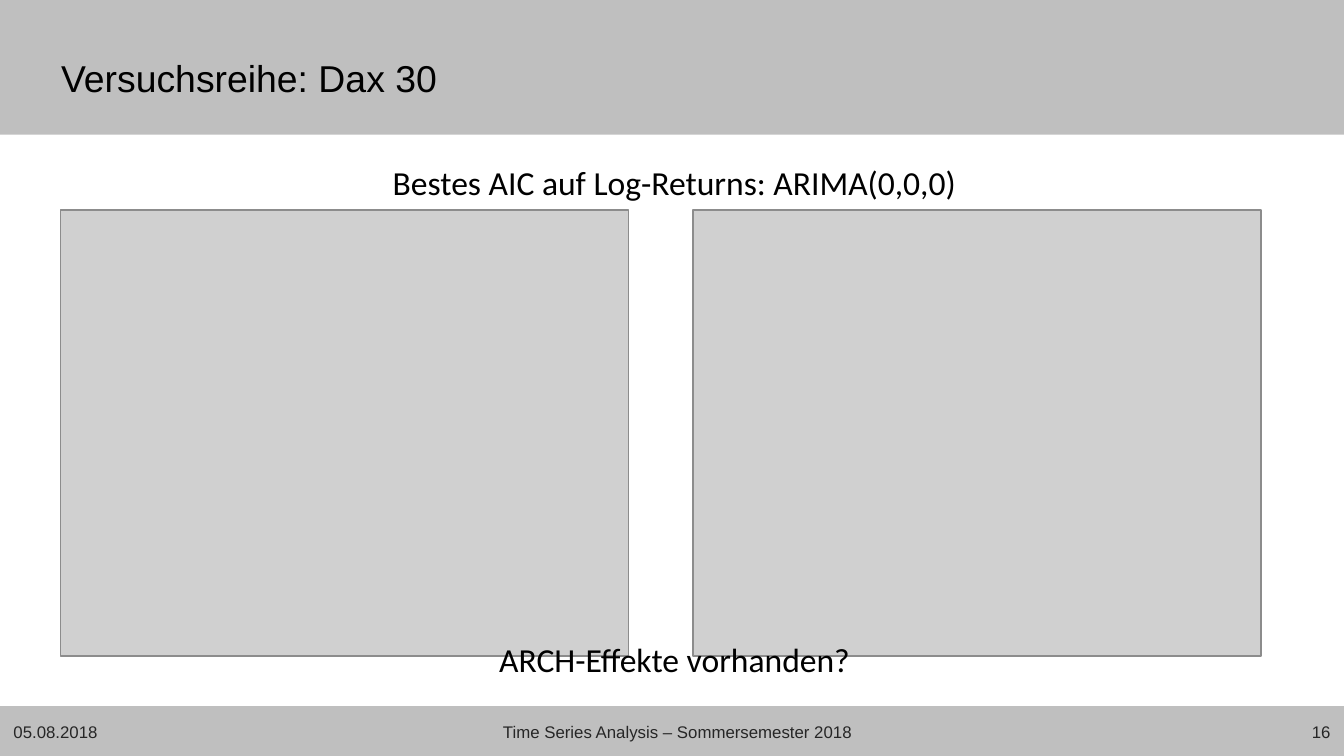
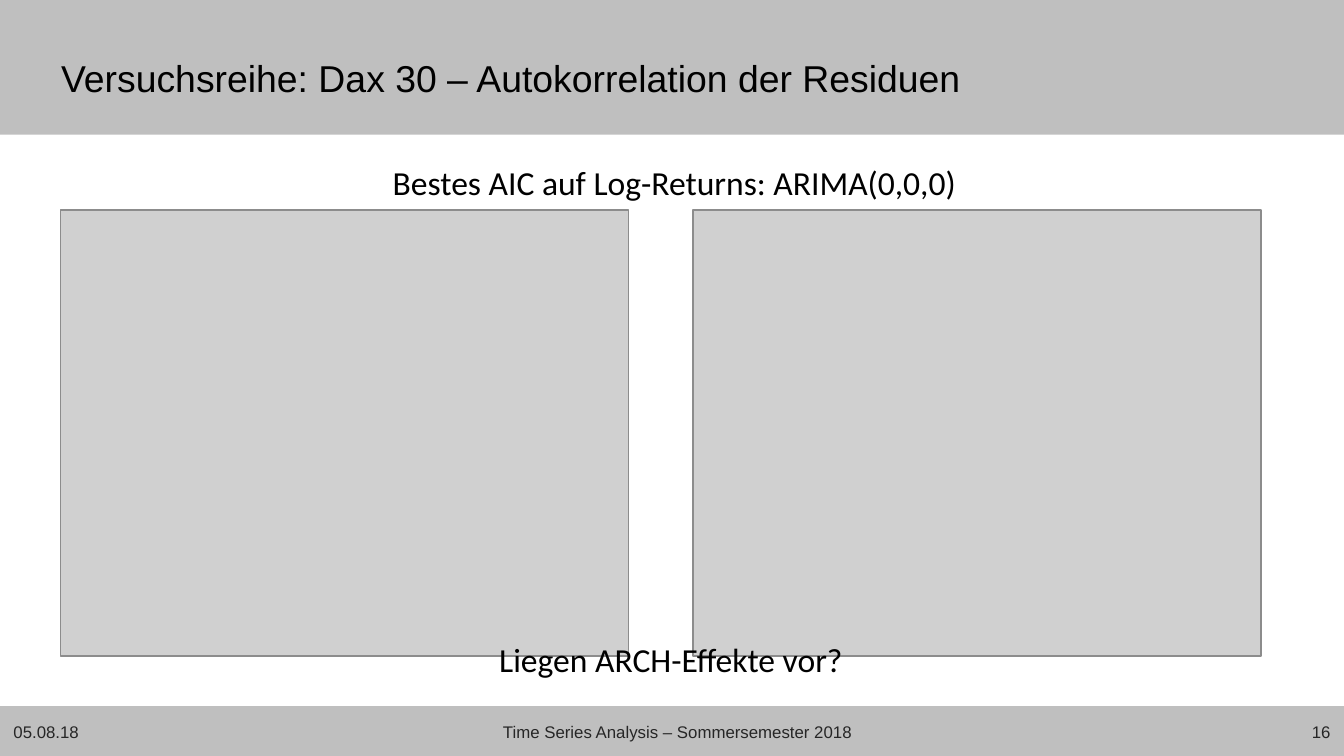
Before and after one commit to Janis90/time-series-anaysis, a slide deck: slide 16 of presentation/tsa_presentation_final.pptx. Drawn at 1344x756 pixels with LibreOffice and Linux fonts; fonts in the diff are those of the drawing; grey boxes stand for pictures; background and template pictures are left out. Boxes give left, top, right and bottom in pixels: in the first picture for what was removed or moved away, otherwise in the second. Text is boxed around its words. In the diff, an @@ line names an element or a change of style, - is before the commit and + after.

```diff
--- a/presentation/tsa_presentation_final.pptx
+++ b/presentation/tsa_presentation_final.pptx
@@ title at [61, 65, 960, 93]: text changed @@
-Versuchsreihe: Dax 30
+Versuchsreihe: Dax 30 – Autokorrelation der Residuen
@@ text at [499, 644, 843, 680]: text changed @@
-ARCH-Effekte vorhanden?
+Liegen ARCH-Effekte vor?
@@ text at [13, 726, 78, 738]: text changed @@
-05.08.2018
+05.08.18
```
Also in this commit, not shown: 21 other slides changed, 1 slide removed, 1 other file.
